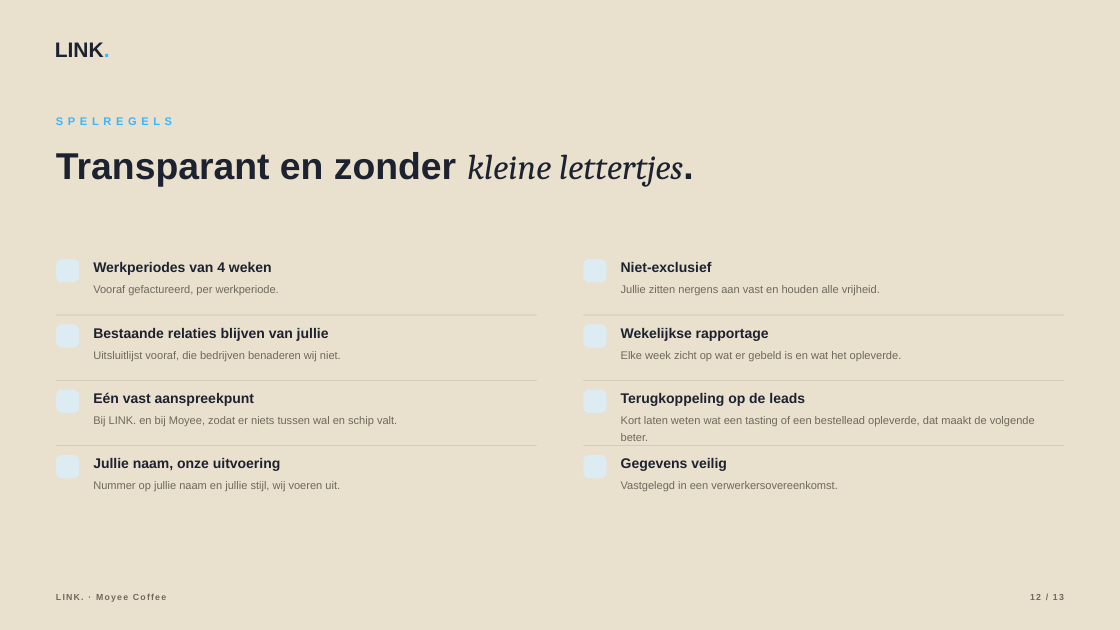
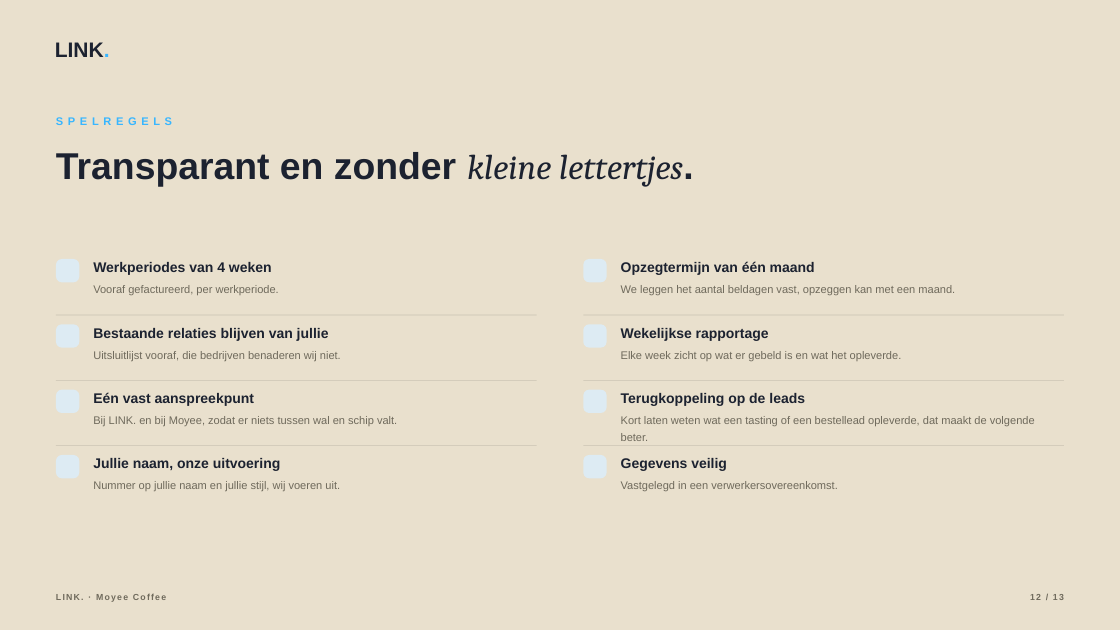
Before and after one commit to hens-lang/Test, a slide deck: slide 12 of output/LINK. voorstel Moyee Coffee.pptx. Drawn at 1120x630 pixels with LibreOffice and Linux fonts; fonts in the diff are those of the drawing; background and template pictures are left out. Boxes give left, top, right and bottom in pixels: in the first picture for what was removed or moved away, otherwise in the second. Text is boxed around its words. In the diff, an @@ line names an element or a change of style, - is before the commit and + after.

```diff
--- a/output/LINK. voorstel Moyee Coffee.pptx
+++ b/output/LINK. voorstel Moyee Coffee.pptx
@@ text at [621,261,815,275]: text changed @@
-Niet-exclusief
+Opzegtermijn van één maand
@@ text at [621,285,955,295]: text changed @@
-Jullie zitten nergens aan vast en houden alle vrijheid.
+We leggen het aantal beldagen vast, opzeggen kan met een maand.
```
Also in this commit, not shown: 3 other slides changed, 9 other files.
